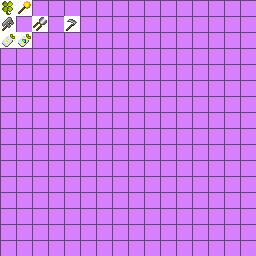
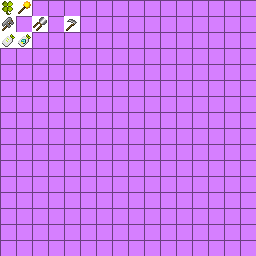
Before/after of a 256px x 256px layered artwork. What changed in the layer stack:
painted on "图层 10" (1st of 2, in "幸运书笺") over <box>10,34,15,40</box>
painted on "图层 10" (2nd of 2, in "幸运书笺: 矿藏") over <box>21,40,25,44</box>
painted on "图层 10 副本" over <box>26,34,31,40</box>
